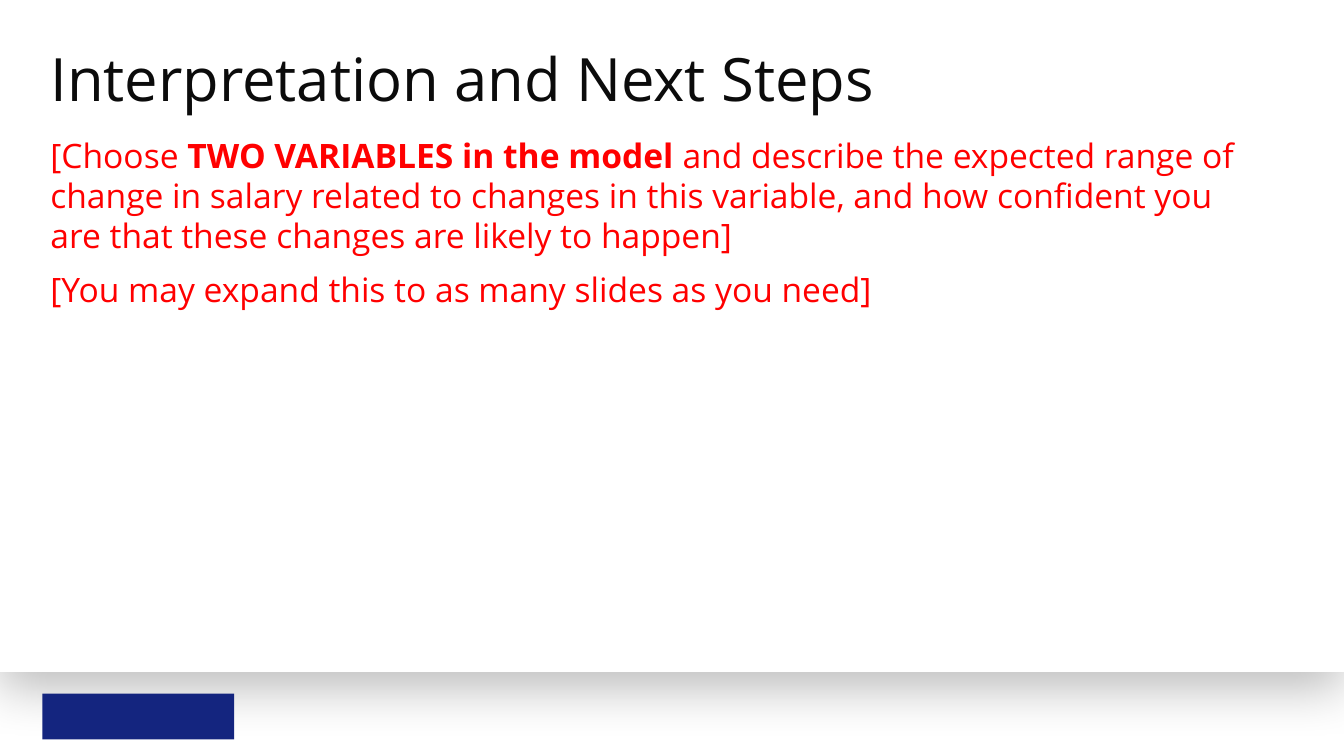
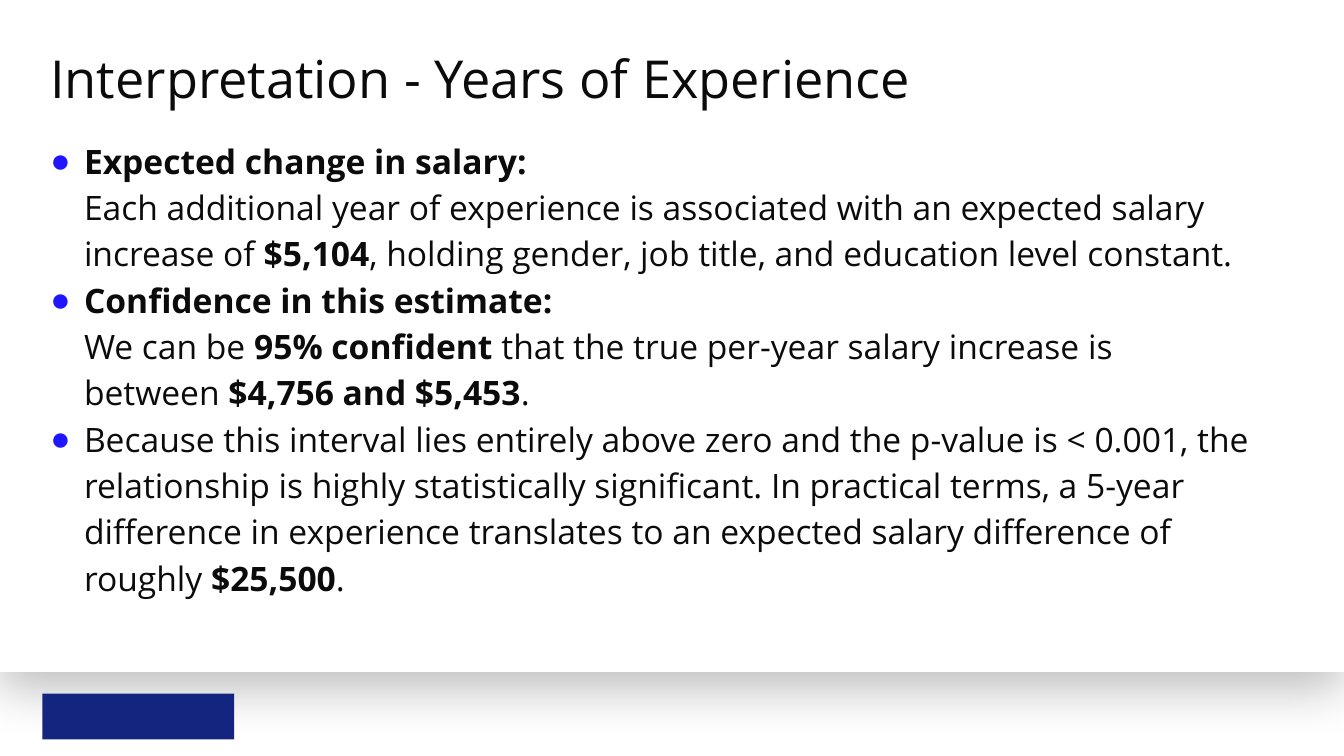
Before and after one commit to EduardoNicacio/Udacity_Statistics-Data-Analysis_P4_Model_Salary_Data_Linear_Regression, a slide deck: slide 8 of model-salary-data-with-linear-regression.pptx (slide 6 before the commit). Drawn at 1344x756 pixels with LibreOffice and Linux fonts; fonts in the diff are those of the drawing; background and template pictures are left out. Boxes give left, top, right and bottom in pixels: in the first picture for what was removed or moved away, otherwise in the second. Text is boxed around its words. In the diff, an @@ line names an element or a change of style, - is before the commit and + after.

```diff
--- a/model-salary-data-with-linear-regression.pptx
+++ b/model-salary-data-with-linear-regression.pptx
@@ title at (x1=50, y1=58, x2=910, y2=111): text changed; size 64 to 56 pt @@
-Interpretation and Next Steps
+Interpretation - Years of Experience
@@ text at (x1=84, y1=148, x2=1248, y2=599): text changed; text colour #FF0000 to #0B0B0B @@
-[Choose TWO VARIABLES in the model and describe the expected range of change in salary related to changes in this variable, and how confident you are that these changes are likely to happen]
-[You may expand this to as many slides as you need]
+● Expected change in salary:
+  Each additional year of experience is associated with an expected salary increase of $5,104, holding gender, job title, and education level constant.
+● Confidence in this estimate:
+  We can be 95% confident that the true per-year salary increase is between $4,756 and $5,453.
+● Because this interval lies entirely above zero and the p-value is < 0.001, the relationship is highly statistically significant. In practical terms, a 5-year difference in experience translates to an expected salary difference of roughly $25,500.
```
Also in this commit, not shown: 4 other slides changed, 4 slides added, 1 slide removed, 8 other files.
